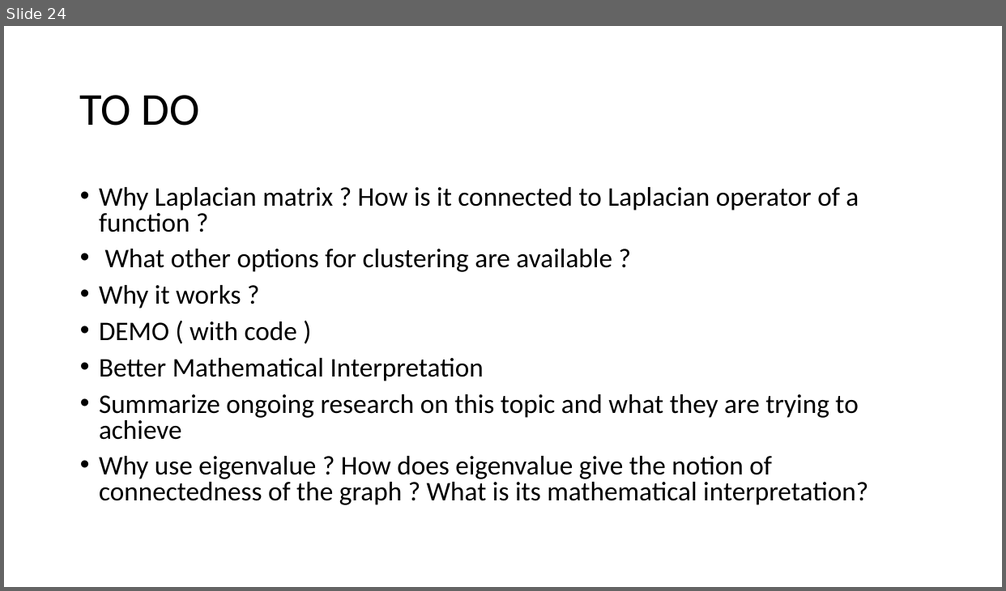
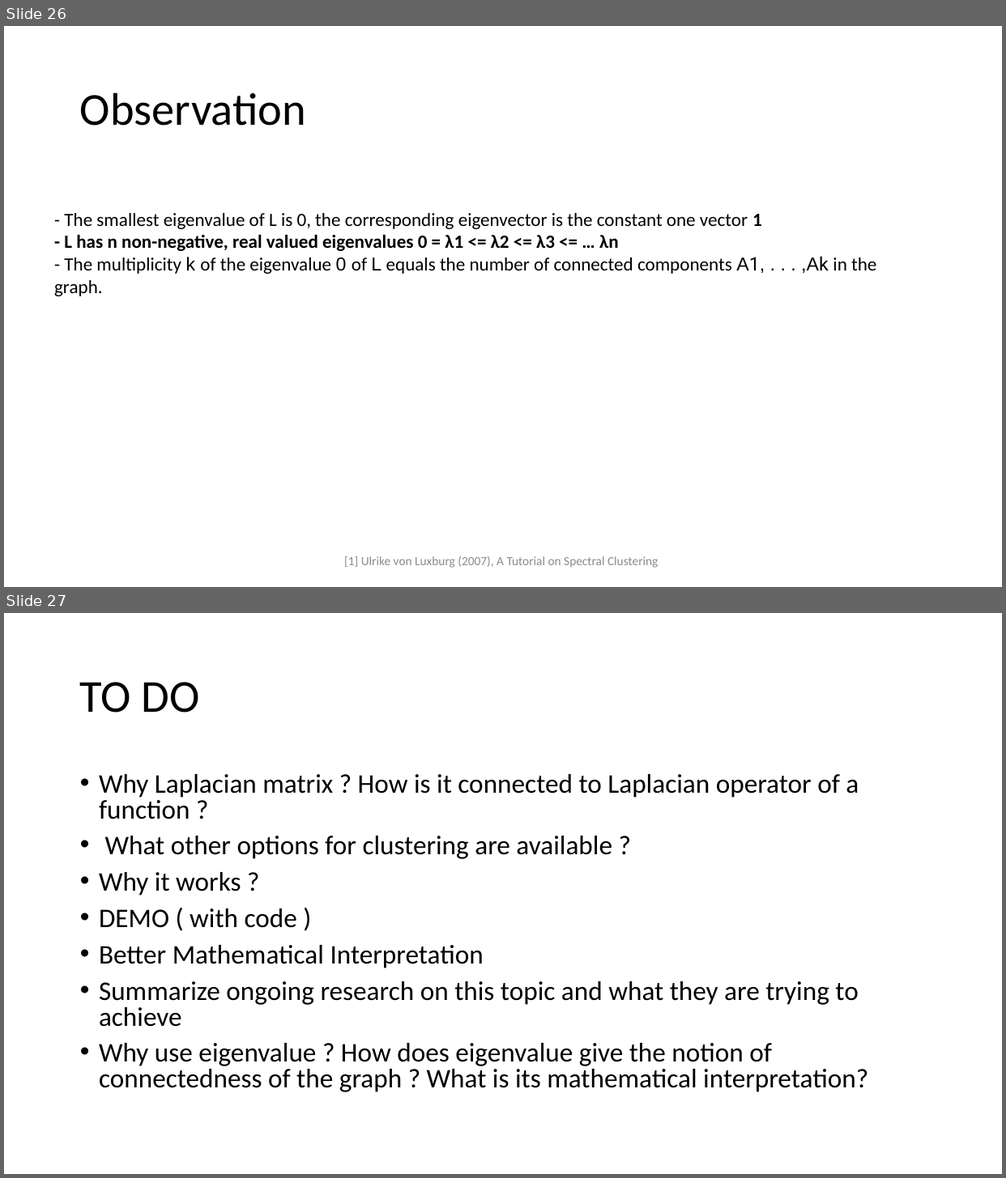
Before and after one commit to Kanchanfisky/SpectralClustering, a slide deck: Spectral Clustering.pptx. Shown one above the other, each under a label of ours: slide 24 before the commit, slides 26 and 27 after it. The pictures are 1006x591 and 1006x1178 pixels, drawn with LibreOffice and Linux fonts; fonts in the diff are those of the drawing. Boxes give left, top, right and bottom in pixels: in the first picture for what was removed or moved away, otherwise in the second. Text is boxed around its words. In the diff, an @@ line names an element or a change of style, - is before the commit and + after.

Commit message:
added spectral clustering algorithm

```diff
--- a/Spectral Clustering.pptx
+++ b/Spectral Clustering.pptx
@@ slide 26 added at bbox=[4, 26, 1002, 587], background #FFFFFF @@
@@ title added at bbox=[80, 92, 306, 126], 44 pt, text #000000 @@
+Observation
@@ text added at bbox=[54, 213, 876, 297], 18 pt, text #000000 @@
+- The smallest eigenvalue of L is 0, the corresponding eigenvector is the constant one vector 1
+- L has n non-negative, real valued eigenvalues 0 = λ1 <= λ2 <= λ3 <= … λn
+- The multiplicity k of the eigenvalue 0 of L equals the number of connected components A1, . . . ,Ak in the graph.
@@ text added at bbox=[344, 557, 658, 568], 12 pt, text #8C8C8C @@
+[1] Ulrike von Luxburg (2007), A Tutorial on Spectral Clustering
@@ what was slide 24 is now slide 27 @@
```
Also in this commit, not shown: 11 slides changed, 5 other slides added, 3 slides removed, 1 other file.
